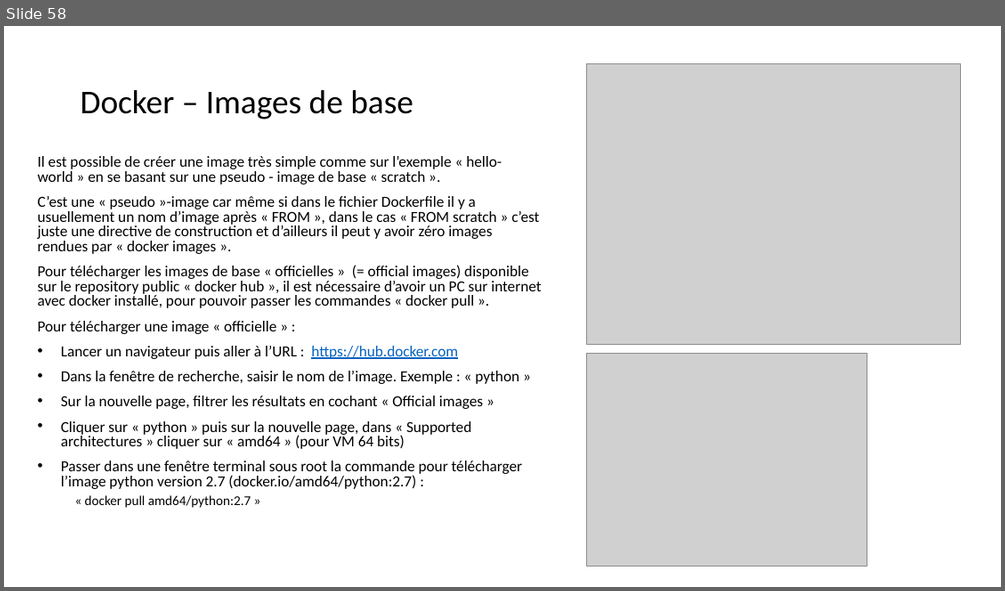
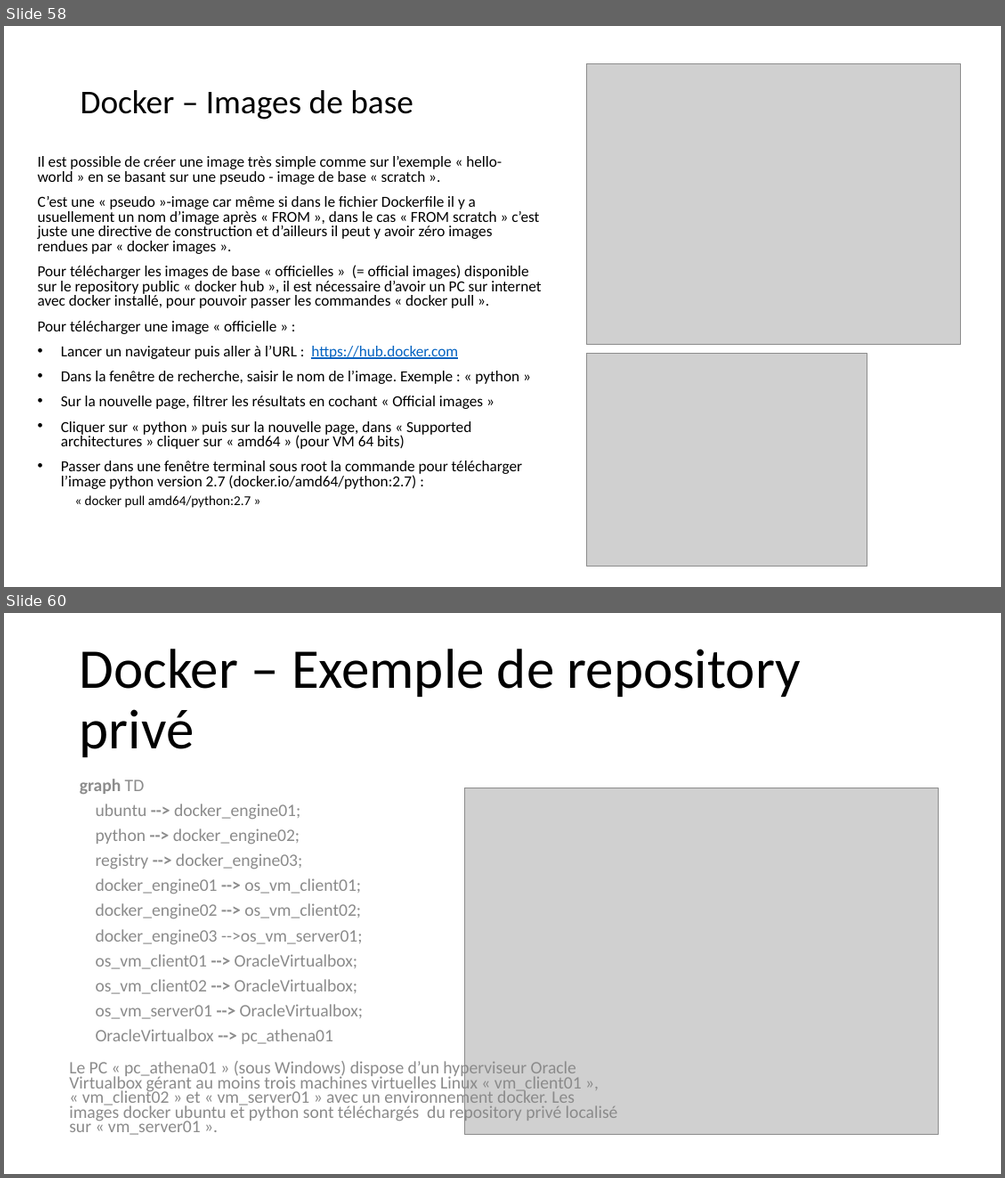
Before and after one commit to dominiquelaurain/fastecdsa, a slide deck: docs/Autoformation_Git.pptx. Shown one above the other, each under a label of ours: slide 58 before the commit, slides 58 and 60 after it; the slides between them are not shown. The pictures are 1005x591 and 1005x1178 pixels, drawn with LibreOffice and Linux fonts; fonts in the diff are those of the drawing; grey boxes stand for pictures. Boxes give left, top, right and bottom in pixels: in the first picture for what was removed or moved away, otherwise in the second. Text is boxed around its words. In the diff, an @@ line names an element or a change of style, - is before the commit and + after.

```diff
--- a/docs/Autoformation_Git.pptx
+++ b/docs/Autoformation_Git.pptx
@@ slide 60 added at bbox=[4, 613, 1001, 1174], background #FFFFFF @@
@@ title added at bbox=[80, 649, 801, 757], 54 pt, text #000000 @@
+Docker – Exemple de repository privé
@@ text added at bbox=[80, 779, 363, 1044], 16.8 pt, text #8C8C8C @@
+graph TD
+ubuntu --> docker_engine01;
+python --> docker_engine02;
+registry --> docker_engine03;
+docker_engine01 --> os_vm_client01;
+docker_engine02 --> os_vm_client02;
+docker_engine03 -->os_vm_server01;
+os_vm_client01 --> OracleVirtualbox;
+os_vm_client02 --> OracleVirtualbox;
+os_vm_server01 --> OracleVirtualbox;
+OracleVirtualbox --> pc_athena01
@@ picture added at bbox=[465, 788, 938, 1135] @@
@@ text added at bbox=[69, 1059, 618, 1135], 16.8 pt, text #8C8C8C @@
+Le PC « pc_athena01 » (sous Windows) dispose d’un hyperviseur Oracle Virtualbox gérant au moins trois machines virtuelles Linux « vm_client01 », « vm_client02 » et « vm_server01 » avec un environnement docker. Les images docker ubuntu et python sont téléchargés du repository privé localisé sur « vm_server01 ».
```
Also in this commit, not shown: 3 slides changed, 11 other slides added, 1 slide removed.
